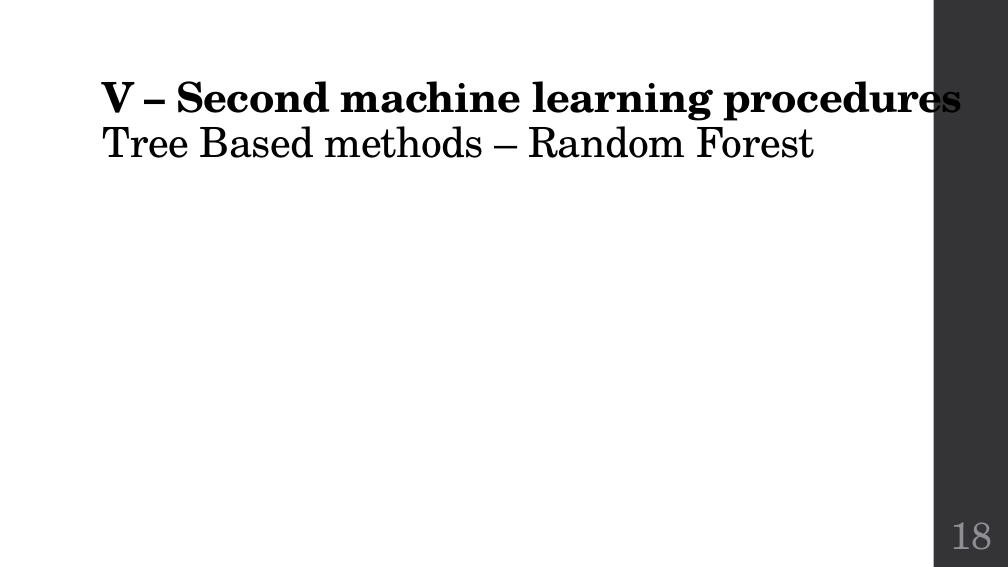
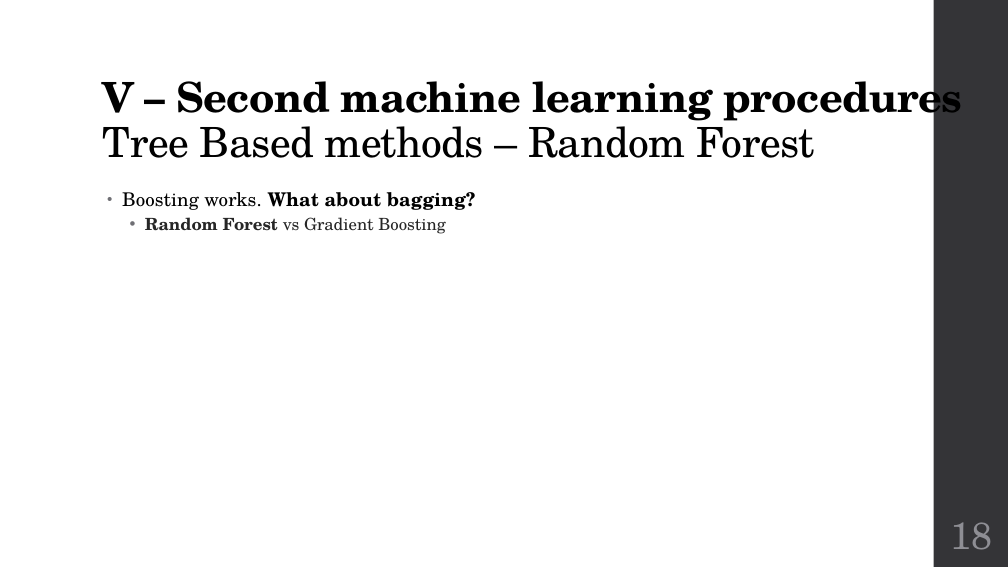
Before and after one commit to jveillon/Projet_Statapp, a slide deck: slide 18 of Soutenance/Soutenance - Présentation.pptx. Drawn at 1008x567 pixels with LibreOffice and Linux fonts; fonts in the diff are those of the drawing. Boxes give left, top, right and bottom in pixels: in the first picture for what was removed or moved away, otherwise in the second. Text is boxed around its words. In the diff, an @@ line names an element or a change of style, - is before the commit and + after.

Commit message:
J'avais oublié d'upload le fichier sur les random forests

```diff
--- a/Soutenance/Soutenance - Présentation.pptx
+++ b/Soutenance/Soutenance - Présentation.pptx
@@ text added at <box>122,192,476,234</box>, 18 pt, text #000000 @@
+• Boosting works. What about bagging?
+  • Random Forest vs Gradient Boosting
```
Also in this commit, not shown: 3 slides added, 2 other files.
